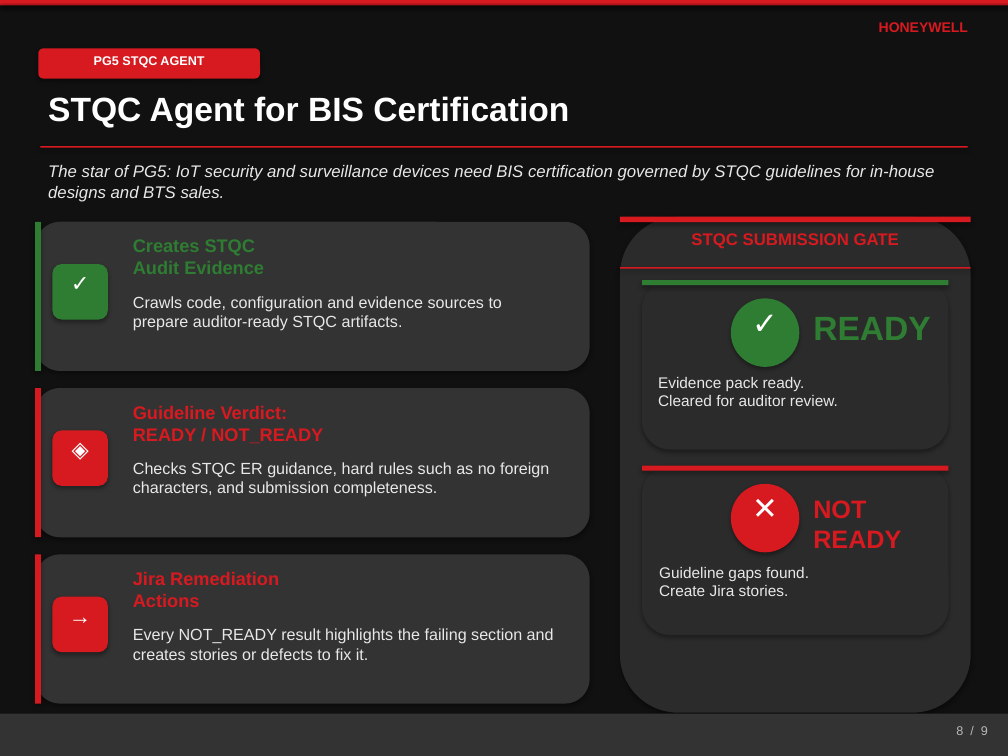
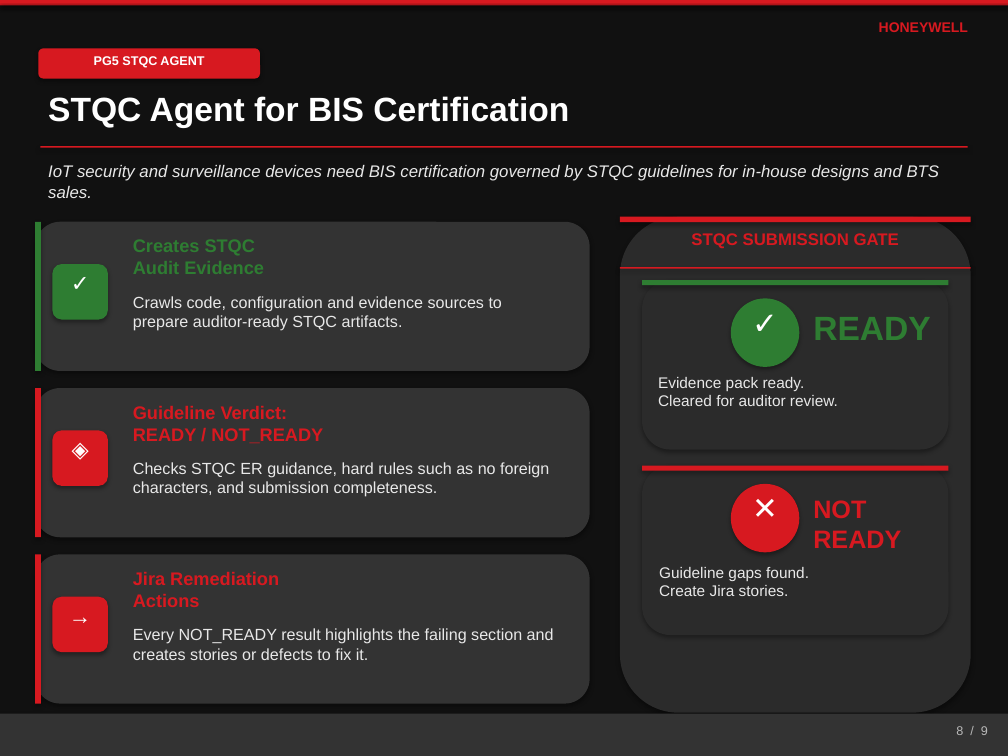
Before and after one commit to shyamnexus/HON_PPT, a slide deck: slide 4 of AI-Driven Embedded Product Lifecycle OrchestratorV10.pptx. Drawn at 1008x756 pixels with LibreOffice and Linux fonts; fonts in the diff are those of the drawing. Boxes give left, top, right and bottom in pixels: in the first picture for what was removed or moved away, otherwise in the second. Text is boxed around its words. In the diff, an @@ line names an element or a change of style, - is before the commit and + after.

```diff
--- a/AI-Driven Embedded Product Lifecycle OrchestratorV10.pptx
+++ b/AI-Driven Embedded Product Lifecycle OrchestratorV10.pptx
@@ text at bbox=[48, 165, 940, 198]: text changed @@
-The star of PG5: IoT security and surveillance devices need BIS certification governed by STQC guidelines for in-house designs and BTS sales.
+IoT security and surveillance devices need BIS certification governed by STQC guidelines for in-house designs and BTS sales.
```
Also in this commit, not shown: 2 other slides changed, 2 other files.
